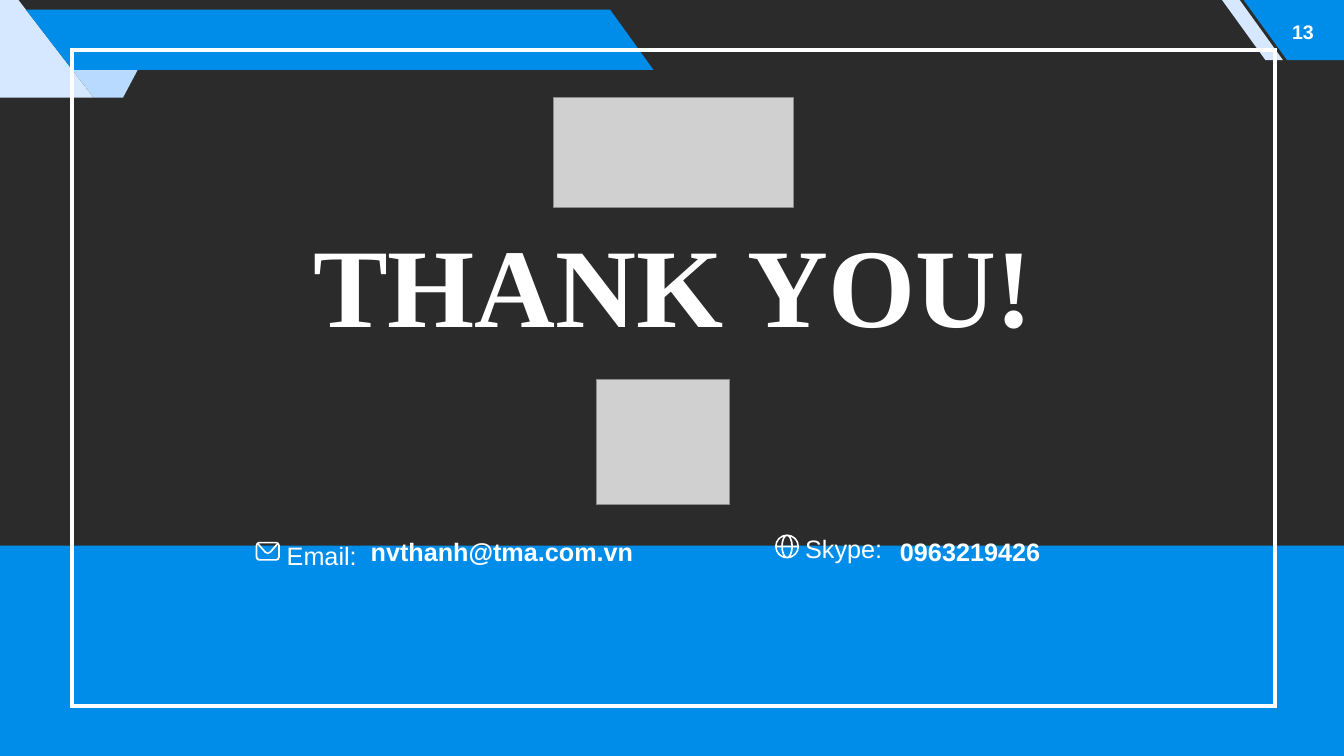
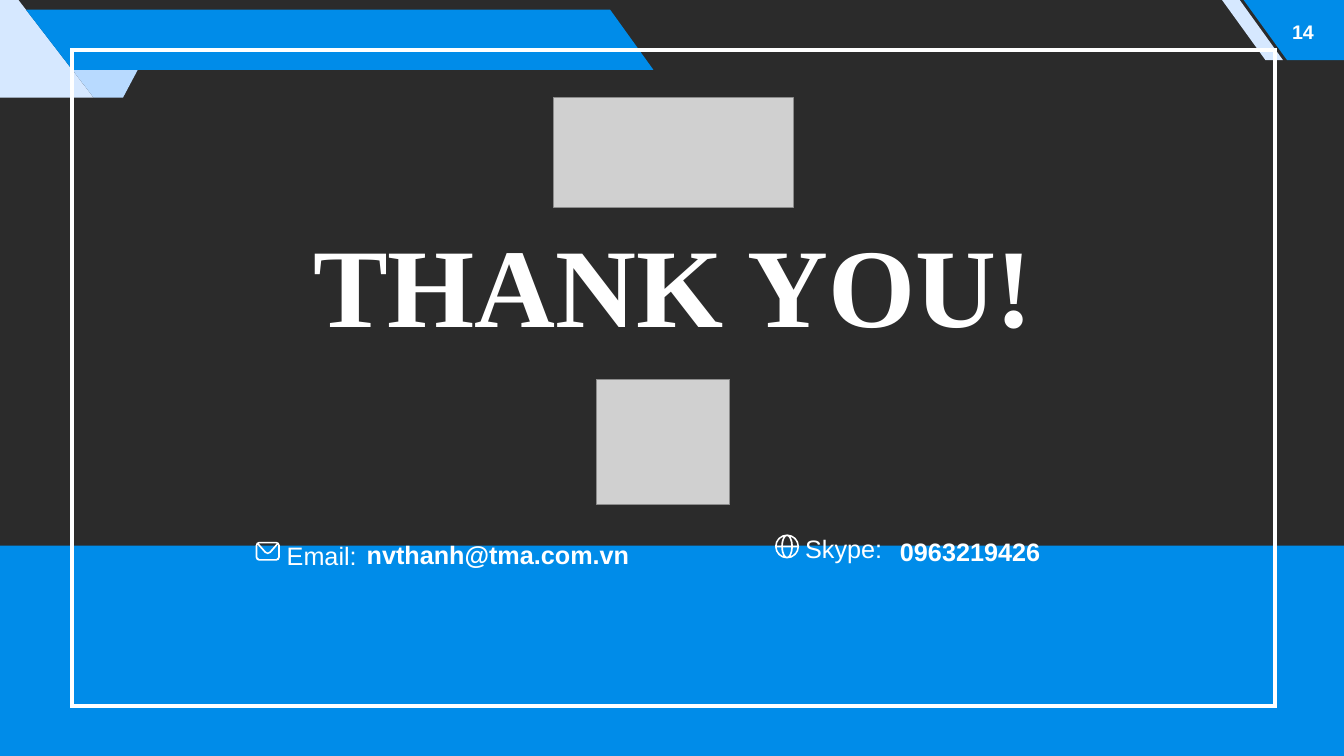
Before and after one commit to thanhnv011094/thuyet-trinh-pwa, a slide deck: slide 14 of PWA.pptx (slide 13 before the commit). Drawn at 1344x756 pixels with LibreOffice and Linux fonts; fonts in the diff are those of the drawing; grey boxes stand for pictures; background and template pictures are left out; a plain dark background stands for a picture behind light text. Boxes give left, top, right and bottom in pixels: in the first picture for what was removed or moved away, otherwise in the second. Text is boxed around its words. In the diff, an @@ line names an element or a change of style, - is before the commit and + after.

```diff
--- a/PWA.pptx
+++ b/PWA.pptx
@@ page number at bbox=[1292, 25, 1314, 39]: text changed @@
-13
+14
@@ text "nvthanh@tma.com.vn": place and size @@
-text "nvthanh@tma.com.vn" at bbox=[371, 541, 633, 565]
+text "nvthanh@tma.com.vn" at bbox=[367, 544, 629, 568]
```
Also in this commit, not shown: 3 other slides changed, 1 slide added.
